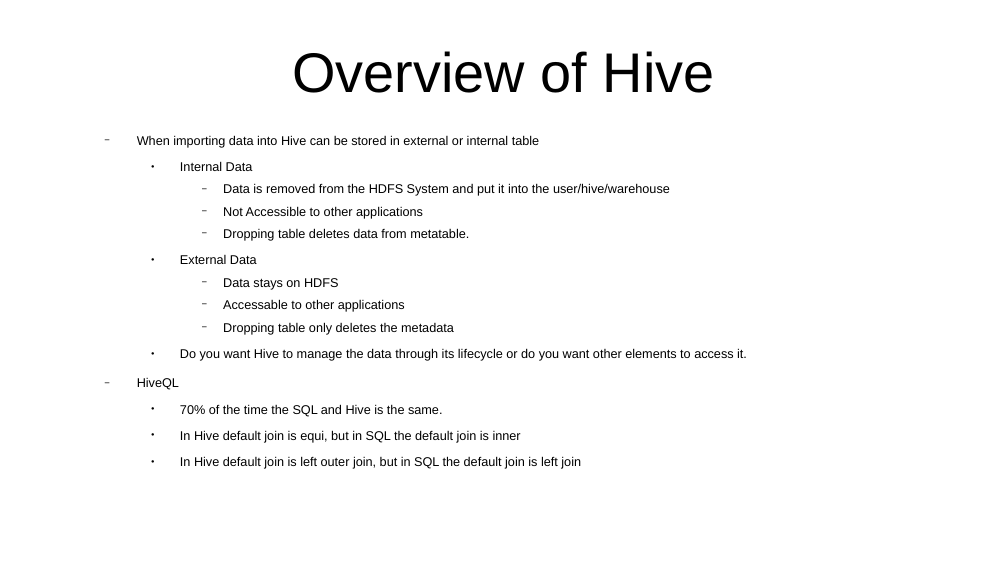
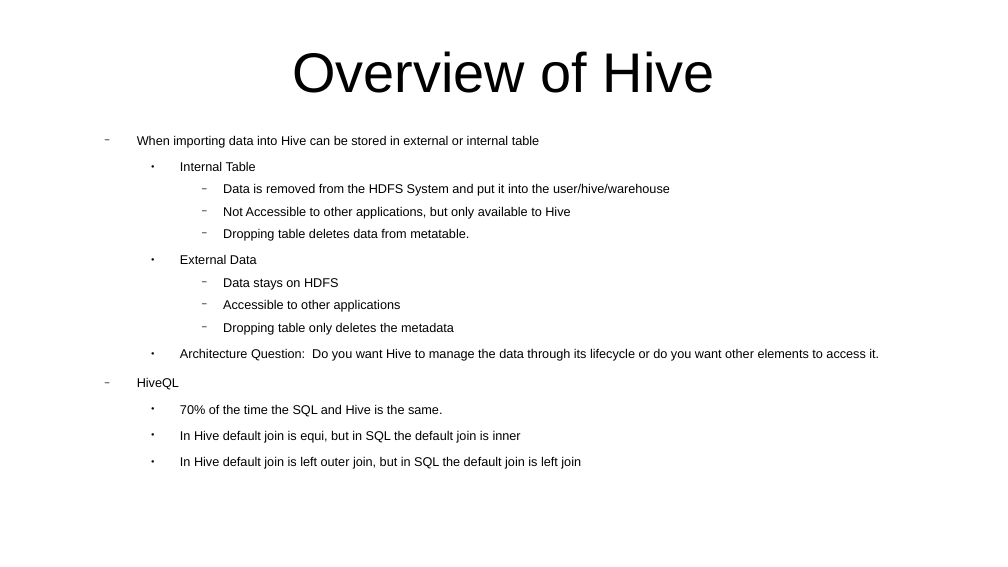
Before and after one commit to CharlesStockman/notesFromCourses, a slide deck: slide 9 of dataScience/Learning Hadoop 2.odp. Drawn at 1008x567 pixels with LibreOffice and Linux fonts; fonts in the diff are those of the drawing. Boxes give left, top, right and bottom in pixels: in the first picture for what was removed or moved away, otherwise in the second. Text is boxed around its words. In the diff, an @@ line names an element or a change of style, - is before the commit and + after.

```diff
--- a/dataScience/Learning Hadoop 2.odp
+++ b/dataScience/Learning Hadoop 2.odp
@@ text at (180,161,256,171): text changed @@
-    ● Internal Data
+    ● Internal Table
@@ text at (223,206,570,219): text changed @@
-      − Not Accessible to other applications
+      − Not Accessible to other applications, but only available to Hive
@@ text at (223,299,401,312): text changed @@
-      − Accessable to other applications
+      − Accessible to other applications
@@ text at (180,348,879,361): text changed @@
-    ● Do you want Hive to manage the data through its lifecycle or do you want other elements to access it.
+    ● Architecture Question: Do you want Hive to manage the data through its lifecycle or do you want other elements to access it.
```
Also in this commit, not shown: 7 other slides changed, 15 other files.
